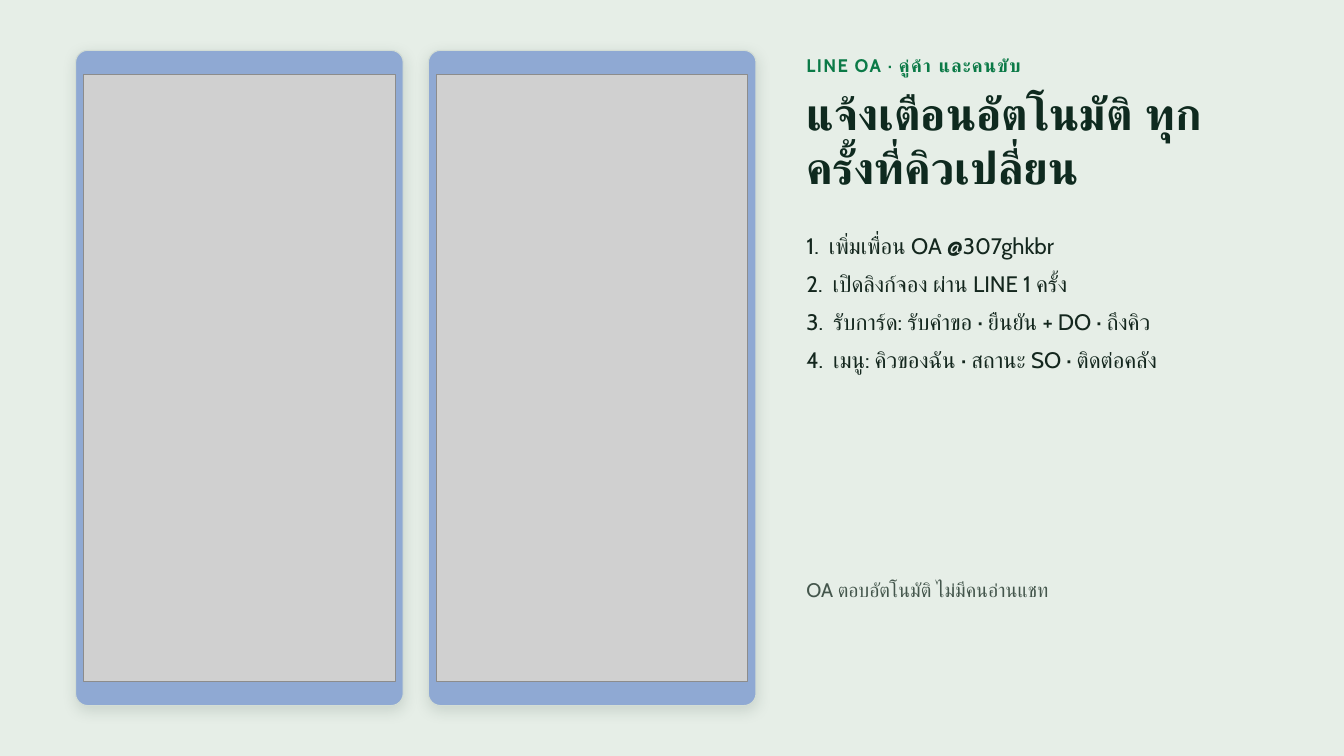
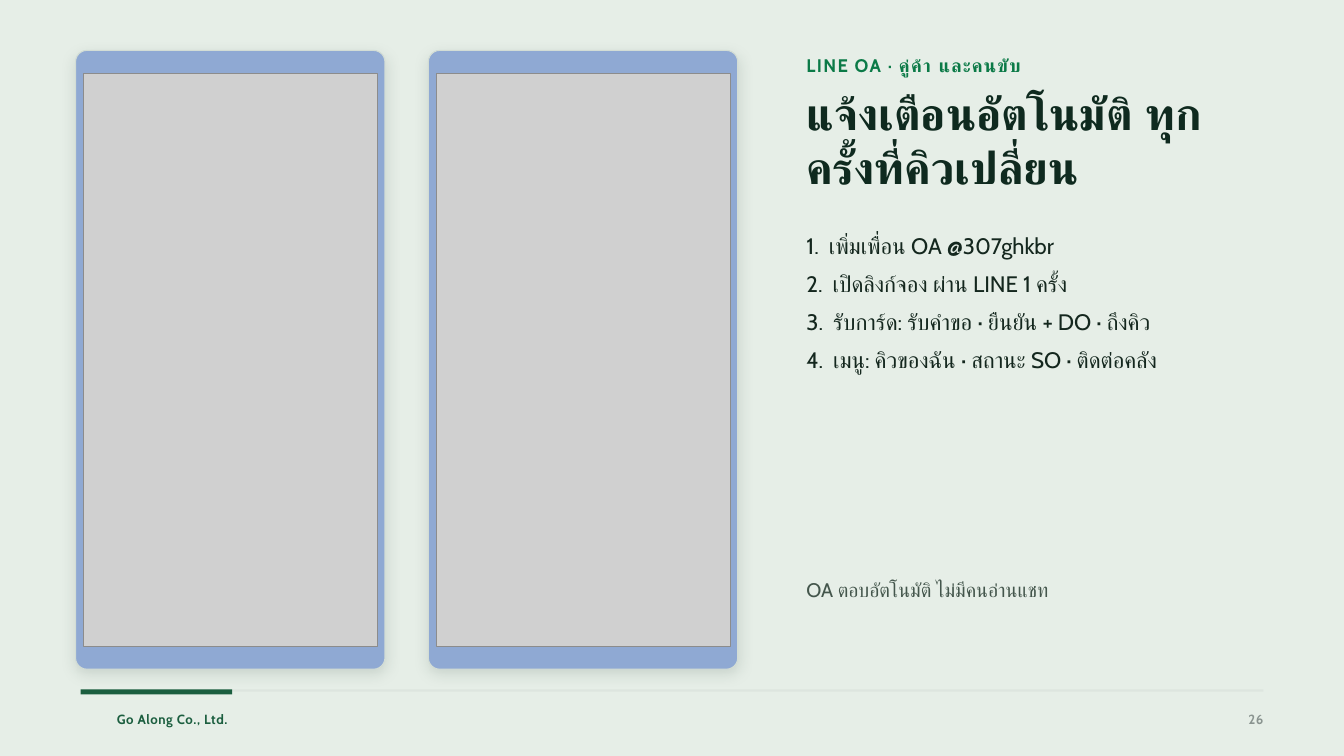
Before and after one commit to brambroza/queque-frameline, a slide deck: slide 26 of docs/training/Fameline-Dock-Queue-อบรมผู้ใช้งาน.pptx. Drawn at 1344x756 pixels with LibreOffice and Linux fonts; fonts in the diff are those of the drawing; grey boxes stand for pictures; background and template pictures are left out. Boxes give left, top, right and bottom in pixels: in the first picture for what was removed or moved away, otherwise in the second. Text is boxed around its words. In the diff, an @@ line names an element or a change of style, - is before the commit and + after.

```diff
--- a/docs/training/Fameline-Dock-Queue-อบรมผู้ใช้งาน.pptx
+++ b/docs/training/Fameline-Dock-Queue-อบรมผู้ใช้งาน.pptx
@@ rounded rectangle: place and size @@
-rounded rectangle at [76, 50, 403, 706]
+rounded rectangle at [76, 50, 385, 669]
@@ rounded rectangle: place and size @@
-rounded rectangle at [429, 50, 756, 706]
+rounded rectangle at [429, 50, 738, 669]
@@ picture: place and size @@
-picture at [84, 75, 395, 682]
+picture at [84, 74, 378, 647]
@@ picture: place and size @@
-picture at [437, 75, 748, 682]
+picture at [437, 74, 731, 647]
@@ rectangle added at [81, 690, 1263, 692], fill #DDE5DF @@
@@ rectangle added at [81, 690, 232, 695], fill #1B5E3F @@
@@ text added at [117, 714, 227, 728], 9.5 pt, text #1B5E3F, bold @@
+Go Along Co., Ltd.
@@ page number added at [1248, 715, 1263, 724], 9.5 pt, text #8A9490, bold @@
+26
```
Also in this commit, not shown: 28 other slides changed, 2 other files.
